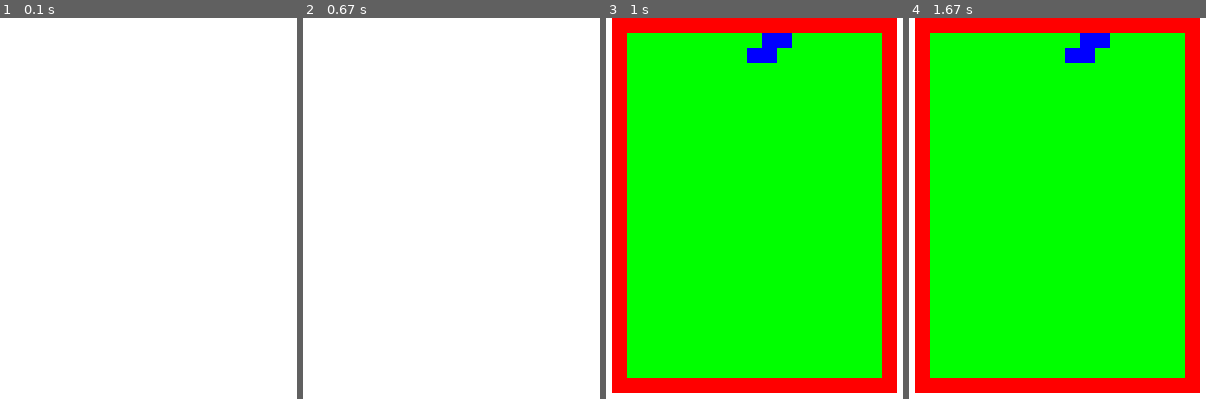
Above: before the commit, frames 1-4 (left to right).
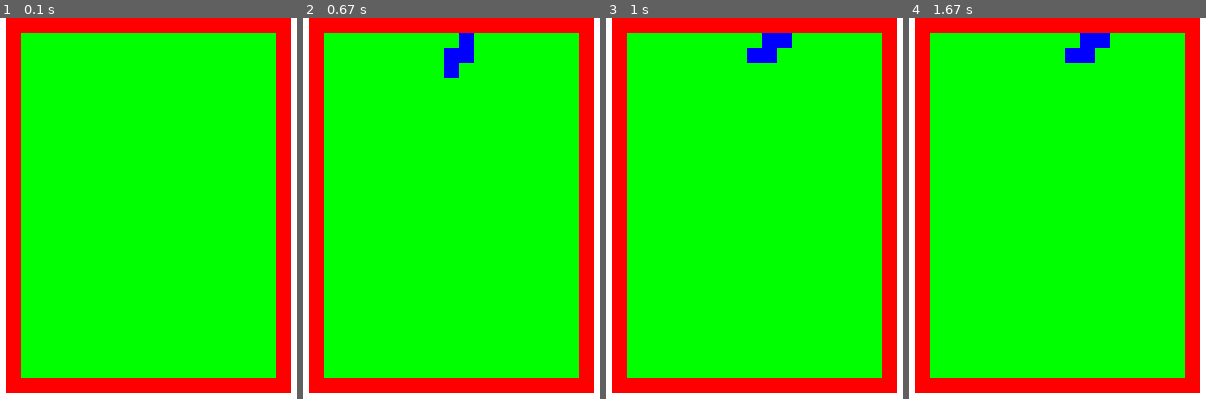
Above: after the commit, the same moments.

Repository: Hong-yeonggwang/Tetris-with-pygame
Game: pygame game, started from tetris.py
The game is run twice, just before and just after one commit, with the same random seed, the same clock (stepped at 60 frames per second) and the same inputs.
Inputs:
- Up to frame 1 (0.1 s): no input
- Up to frame 2 (0.67 s): hold Right from 0.33 s (still down)
- Up to frame 3 (1 s): release Right at 0.8 s; hold Up from 0.83 s (still down)
- Up to frame 4 (1.67 s): release Up at 1.13 s; hold Right from 1.17 s (still down)

The runs differ from the first frame. In frame 1, 94% of the frame differs, in the area x 2-98%, y 0-99%; in frame 2, 94%; in frame 3, nothing differs; in frame 4, nothing differs.

Commit message:
메인루프 설정중 (현재 3개의 블럭생성하고 삭제하는 함수 작성)

Diff:
--- a/tetris.py
+++ b/tetris.py
@@ -47,12 +47,12 @@
         else :
             self.block_size = 4
             self.block_shape = self.btype[6]
-    def drawBlock(self): ## 실질적으로 화면에 블럭을 그려넣는 메소드.
+    def drawBlock(self,position): ## 실질적으로 화면에 블럭을 그려넣는 메소드.
         cnt = 0
         row_cnt = 0
         for i in range(len(self.block_shape)):
             if self.block_shape[i] == 1:
-                pygame.draw.rect(screen,(34,56,243),(self.block_position[0]+(cnt*15),self.block_position[1]+(row_cnt*15),15,15),1)
+                pygame.draw.rect(screen,(34,56,243),(self.block_position[0]+(cnt*15)+position[0],self.block_position[1]+(row_cnt*15)+position[1],15,15),1)
                 cnt += 1
                 if cnt % self.block_size == 0:
                     row_cnt += 1
@@ -144,7 +144,17 @@
 done= False
 clock= pygame.time.Clock()
 last_moved_time = datetime.now()
-
+block = []
+
+def blockCreat():
+    global block
+    block.append(BlockG())
+    block.append(BlockG())
+    block.append(BlockG())
+
+def blockDle():
+    del block[0]
+    block.append(BlockG())
 
 # 4. pygame 무한루프
 def runGame():
@@ -152,43 +162,41 @@
 
     screen.fill(WHITE)
     a = Board()
-    b = BlockG()
-    a.drawboard(b.block_position)
-    a.insertBlockTOBoard(b)
-    a.drawboard(b.block_position)
-
+    blockCreat()
+    a.drawboard(block[0].block_position)
     pygame.display.update()
+
     while not done:
         clock.tick(500)
-        screen.fill(WHITE)
+
 
         for event in pygame.event.get():
             if event.type == pygame.QUIT:
                 done=True
             elif event.type == pygame.KEYDOWN:
                 if event.key == pygame.K_DOWN:
-                    a.delBlockToBoard(b)
-                    b.block_position[0] += 1
-                    a.insertBlockTOBoard(b)
-                    a.drawboard(b.block_position)
+                    a.delBlockToBoard(block[0])
+                    block[0].block_position[0] += 1
+                    a.insertBlockTOBoard(block[0])
+                    a.drawboard(block[0].block_position)
                     pygame.display.update()
                 elif event.key == pygame.K_UP:
-                    a.delBlockToBoard(b)
-                    b.turnBlock()
-                    a.insertBlockTOBoard(b)
-                    a.drawboard(b.block_position)
+                    a.delBlockToBoard(block[0])
+                    block[0].turnBlock()
+                    a.insertBlockTOBoard(block[0])
+                    a.drawboard(block[0].block_position)
                     pygame.display.update()
                 elif event.key == pygame.K_LEFT:
-                    a.delBlockToBoard(b)
-                    b.block_position[1] -= 1
-                    a.insertBlockTOBoard(b)
-                    a.drawboard(b.block_position)
+                    a.delBlockToBoard(block[0])
+                    block[0].block_position[1] -= 1
+                    a.insertBlockTOBoard(block[0])
+                    a.drawboard(block[0].block_position)
                     pygame.display.update()
                 elif event.key == pygame.K_RIGHT:
-                    a.delBlockToBoard(b)
-                    b.block_position[1] += 1
-                    a.insertBlockTOBoard(b)
-                    a.drawboard(b.block_position)
+                    a.delBlockToBoard(block[0])
+                    block[0].block_position[1] += 1
+                    a.insertBlockTOBoard(block[0])
+                    a.drawboard(block[0].block_position)
                     pygame.display.update()
 runGame()
 pygame.quit()
